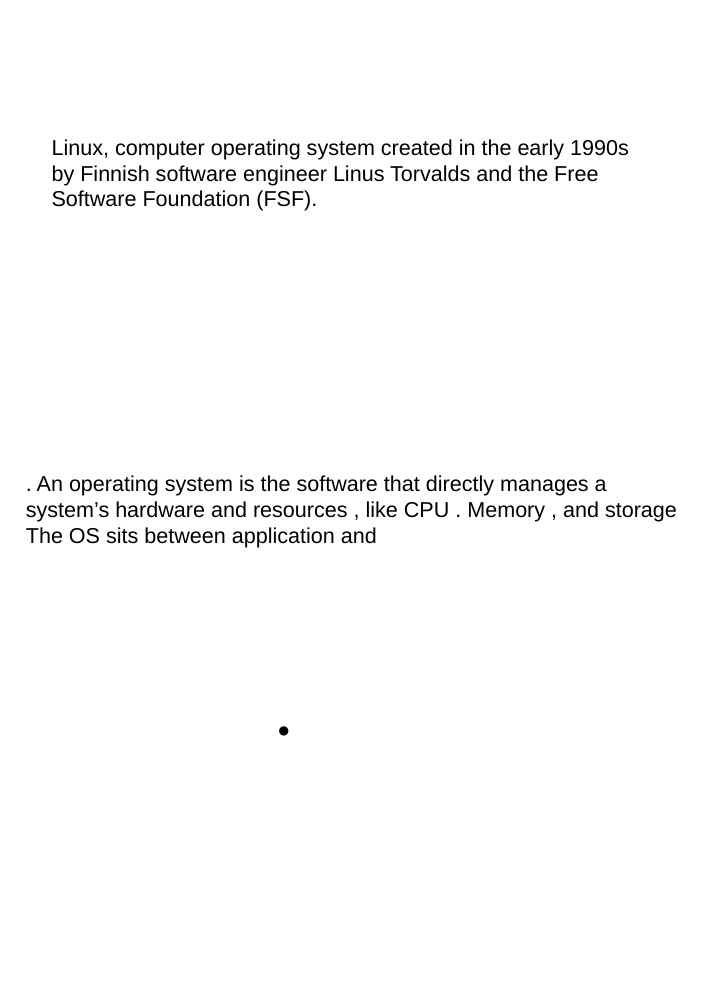
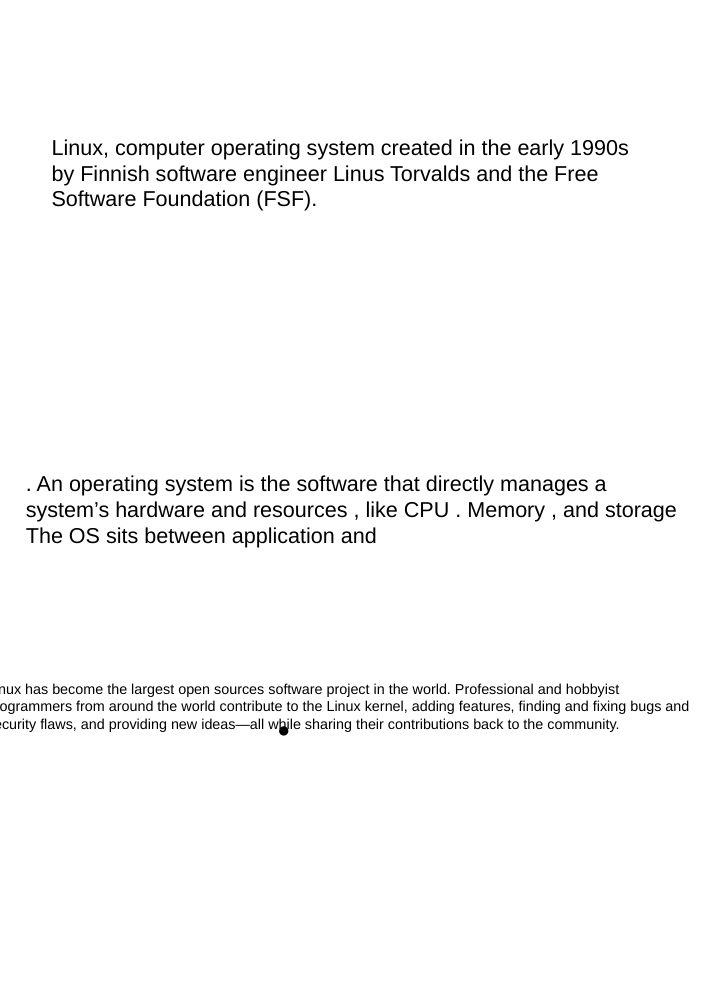
Before and after one commit to aruncs31s/m-poly, a slide deck: slide 5 of seminar/seminar report.odp. Drawn at 713x1008 pixels with LibreOffice and Linux fonts; fonts in the diff are those of the drawing. Boxes give left, top, right and bottom in pixels: in the first picture for what was removed or moved away, otherwise in the second. Text is boxed around its words. In the diff, an @@ line names an element or a change of style, - is before the commit and + after.

```diff
--- a/seminar/seminar report.odp
+++ b/seminar/seminar report.odp
@@ text added at bbox=[25, 683, 689, 732], 12 pt, text #000000 @@
+Linux has become the largest open sources software project in the world. Professional and hobbyist programmers from around the world contribute to the Linux kernel, adding features, finding and fixing bugs and security flaws, and providing new ideas—all while sharing their contributions back to the community.
```
Also in this commit, not shown: 2 other slides changed, 3 slides added, 2 slides removed, 1 other file.
